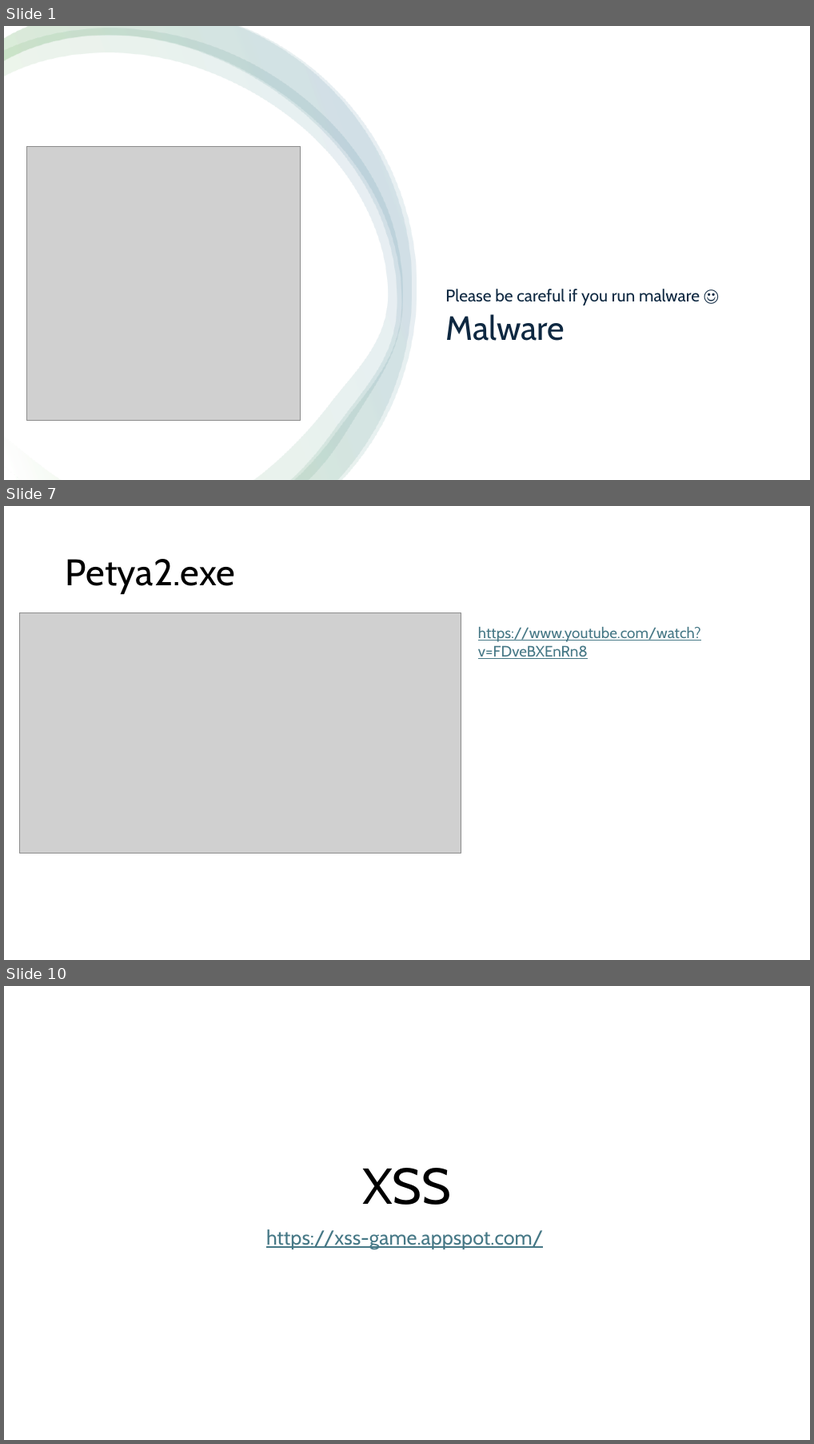
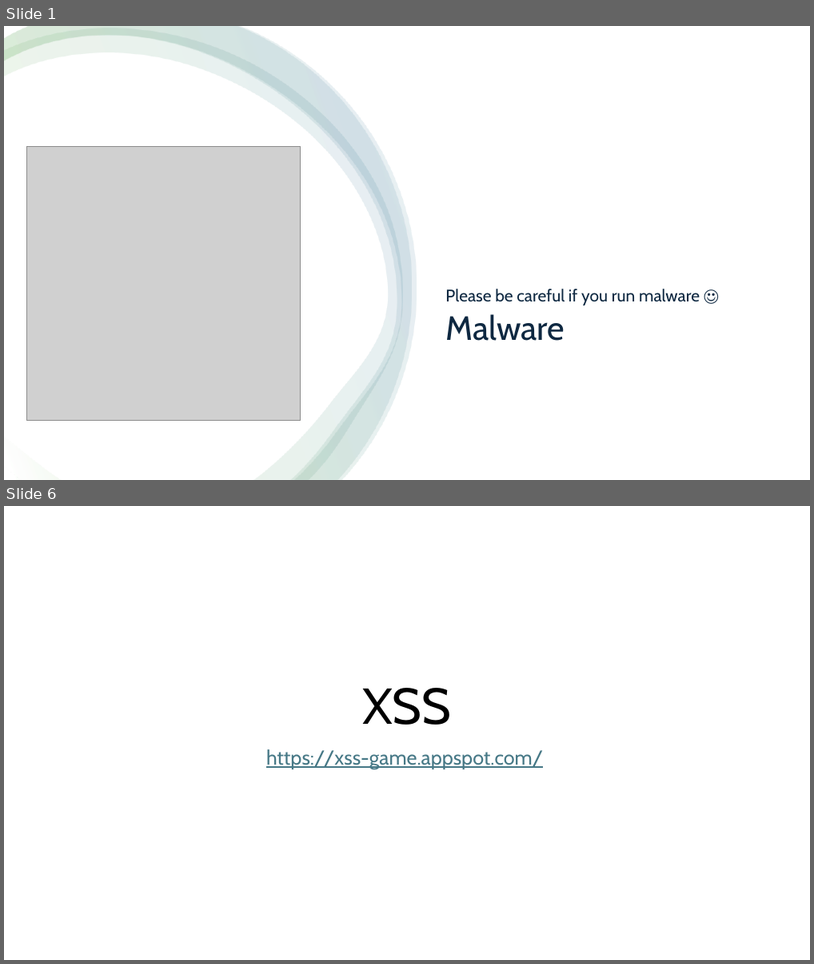
Before and after one commit to jacobchlebowski/cyber-outreach, a slide deck: Malware Presentation and Demonstration.pptx. Shown one above the other, each under a label of ours: slides 1, 7 and 10 before the commit, slides 1 and 6 after it; the slides between them are not shown. The pictures are 814x1444 and 814x964 pixels, drawn with LibreOffice and Linux fonts; fonts in the diff are those of the drawing; grey boxes stand for pictures. Boxes give left, top, right and bottom in pixels: in the first picture for what was removed or moved away, otherwise in the second. Text is boxed around its words. In the diff, an @@ line names an element or a change of style, - is before the commit and + after.

```diff
--- a/Malware Presentation and Demonstration.pptx
+++ b/Malware Presentation and Demonstration.pptx
@@ slide 7 removed at <box>4,506,810,960</box>, background #FFFFFF @@
@@ title removed at <box>66,559,235,594</box> @@
-Petya2.exe
@@ picture removed at <box>20,613,462,853</box> @@
@@ text removed at <box>478,627,702,659</box> @@
-https://www.youtube.com/watch?v=FDveBXEnRn8
@@ what was slide 10 is now slide 6 @@
```
Also in this commit, not shown: 4 slides changed, 6 other slides removed, 1 other file.
